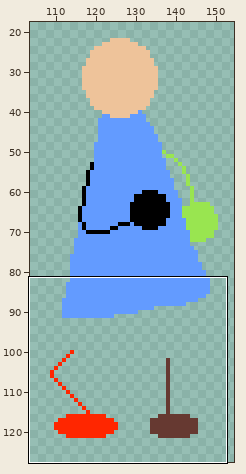
Edited in one commit: pixel-art file (asset/Player.ase). The first picture is a wide view before the edit; the outline marks the close-up.
Close-up. First the earlier version:
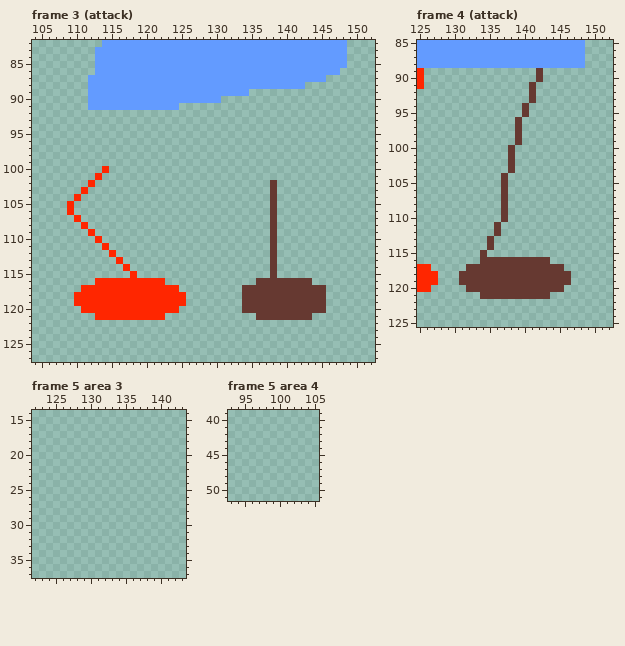
256x128 pixels, 5 frames. Shown: frame 3 (attack): x 104..152, y 82..127; frame 4 (attack): x 125..152, y 85..125; frame 5 area 3: x 122..143, y 14..37; frame 5 area 4: x 93..105, y 39..51. The wide view leaves out empty margins. The commit also changed other frames or places, which this record leaves out.
Now the later version:
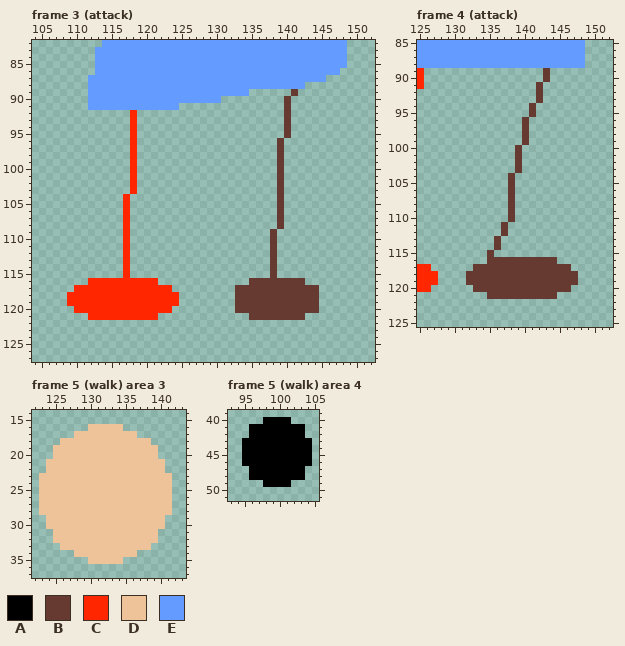
Palette (. is transparent): A #000000  B #663931  C #ff2600  D #eec39a  E #639bff
The exact change:
--- frame 3 (attack), layer "Layer 1"
@@ x 104..152 @@
  88 ........EEEEEEEEEEEEEEEEEEEEEEEEEEEEEEE..........
- 89 ........EEEEEEEEEEEEEEEEEEEEEEE..................
- 90 ........EEEEEEEEEEEEEEEEEEE......................
- 91 ........EEEEEEEEEEEEE............................
- 92 .................................................
- 93 .................................................
- 94 .................................................
- 95 .................................................
- 96 .................................................
- 97 .................................................
- 98 .................................................
- 99 .................................................
-100 ..........C......................................
-101 .........C.......................................
-102 ........C.........................B..............
-103 .......C..........................B..............
-104 ......C...........................B..............
-105 .....C............................B..............
-106 .....C............................B..............
-107 ......C...........................B..............
-108 .......C..........................B..............
-109 ........C.........................B..............
-110 .........C........................B..............
-111 ..........C.......................B..............
-112 ...........C......................B..............
-113 ............C.....................B..............
+ 89 ........EEEEEEEEEEEEEEEEEEEEEEE......B...........
+ 90 ........EEEEEEEEEEEEEEEEEEE.........B............
+ 91 ........EEEEEEEEEEEEE...............B............
+ 92 ..............C.....................B............
+ 93 ..............C.....................B............
+ 94 ..............C.....................B............
+ 95 ..............C.....................B............
+ 96 ..............C....................B.............
+ 97 ..............C....................B.............
+ 98 ..............C....................B.............
+ 99 ..............C....................B.............
+100 ..............C....................B.............
+101 ..............C....................B.............
+102 ..............C....................B.............
+103 ..............C....................B.............
+104 .............C.....................B.............
+105 .............C.....................B.............
+106 .............C.....................B.............
+107 .............C.....................B.............
+108 .............C.....................B.............
+109 .............C....................B..............
+110 .............C....................B..............
+111 .............C....................B..............
+112 .............C....................B..............
+113 .............C....................B..............
 114 .............C....................B..............
-115 ..............C...................B..............
-116 .........CCCCCCCCCC.............BBBBBBBB.........
-117 .......CCCCCCCCCCCCCC.........BBBBBBBBBBBB.......
-118 ......CCCCCCCCCCCCCCCC........BBBBBBBBBBBB.......
-119 ......CCCCCCCCCCCCCCCC........BBBBBBBBBBBB.......
-120 .......CCCCCCCCCCCCCC.........BBBBBBBBBBBB.......
-121 .........CCCCCCCCCC.............BBBBBBBB.........
+115 .............C....................B..............
+116 ........CCCCCCCCCC.............BBBBBBBB..........
+117 ......CCCCCCCCCCCCCC.........BBBBBBBBBBBB........
+118 .....CCCCCCCCCCCCCCCC........BBBBBBBBBBBB........
+119 .....CCCCCCCCCCCCCCCC........BBBBBBBBBBBB........
+120 ......CCCCCCCCCCCCCC.........BBBBBBBBBBBB........
+121 ........CCCCCCCCCC.............BBBBBBBB..........
 122 .................................................
--- frame 4 (attack), layer "Layer 1"
@@ x 125..152 @@
  88 EEEEEEEEEEEEEEEEEEEEEEEE....
- 89 C................B..........
- 90 C................B..........
- 91 C...............B...........
- 92 ................B...........
- 93 ................B...........
- 94 ...............B............
- 95 ...............B............
- 96 ..............B.............
- 97 ..............B.............
- 98 ..............B.............
- 99 ..............B.............
-100 .............B..............
-101 .............B..............
-102 .............B..............
-103 .............B..............
-104 ............B...............
-105 ............B...............
-106 ............B...............
-107 ............B...............
-108 ............B...............
-109 ............B...............
-110 ............B...............
-111 ...........B................
-112 ...........B................
-113 ..........B.................
-114 ..........B.................
-115 .........B..................
-116 .........BBBBBBBBBB.........
-117 CC.....BBBBBBBBBBBBBB.......
-118 CCC...BBBBBBBBBBBBBBBB......
-119 CCC...BBBBBBBBBBBBBBBB......
-120 CC.....BBBBBBBBBBBBBB.......
-121 .........BBBBBBBBBB.........
+ 89 C.................B.........
+ 90 C.................B.........
+ 91 C................B..........
+ 92 .................B..........
+ 93 .................B..........
+ 94 ................B...........
+ 95 ................B...........
+ 96 ...............B............
+ 97 ...............B............
+ 98 ...............B............
+ 99 ...............B............
+100 ..............B.............
+101 ..............B.............
+102 ..............B.............
+103 ..............B.............
+104 .............B..............
+105 .............B..............
+106 .............B..............
+107 .............B..............
+108 .............B..............
+109 .............B..............
+110 .............B..............
+111 ............B...............
+112 ............B...............
+113 ...........B................
+114 ...........B................
+115 ..........B.................
+116 ..........BBBBBBBBBB........
+117 CC......BBBBBBBBBBBBBB......
+118 CCC....BBBBBBBBBBBBBBBB.....
+119 CCC....BBBBBBBBBBBBBBBB.....
+120 CC......BBBBBBBBBBBBBB......
+121 ..........BBBBBBBBBB........
 122 ............................
--- frame 5 (walk) area 3, layer "Layer 1"
@@ x 122..143 @@
 15 ......................
-16 ......................
-17 ......................
-18 ......................
-19 ......................
-20 ......................
-21 ......................
-22 ......................
-23 ......................
-24 ......................
-25 ......................
-26 ......................
-27 ......................
-28 ......................
-29 ......................
-30 ......................
-31 ......................
-32 ......................
-33 ......................
-34 ......................
-35 ......................
+16 ........DDDDD.........
+17 ......DDDDDDDDD.......
+18 ....DDDDDDDDDDDDD.....
+19 ...DDDDDDDDDDDDDDD....
+20 ...DDDDDDDDDDDDDDD....
+21 ..DDDDDDDDDDDDDDDDD...
+22 ..DDDDDDDDDDDDDDDDD...
+23 .DDDDDDDDDDDDDDDDDDD..
+24 .DDDDDDDDDDDDDDDDDDD..
+25 .DDDDDDDDDDDDDDDDDDD..
+26 .DDDDDDDDDDDDDDDDDDD..
+27 .DDDDDDDDDDDDDDDDDDD..
+28 .DDDDDDDDDDDDDDDDDDD..
+29 ..DDDDDDDDDDDDDDDDD...
+30 ..DDDDDDDDDDDDDDDDD...
+31 ...DDDDDDDDDDDDDDD....
+32 ...DDDDDDDDDDDDDDD....
+33 ....DDDDDDDDDDDDD.....
+34 ......DDDDDDDDD.......
+35 ........DDDDD.........
 36 ......................
--- frame 5 (walk) area 4, layer "Layer 1"
@@ x 93..105 @@
 39 .............
-40 .............
-41 .............
-42 .............
-43 .............
-44 .............
-45 .............
-46 .............
-47 .............
-48 .............
-49 .............
+40 .....AAAA....
+41 ...AAAAAAAA..
+42 ...AAAAAAAA..
+43 ..AAAAAAAAAA.
+44 ..AAAAAAAAAA.
+45 ..AAAAAAAAAA.
+46 ..AAAAAAAAAA.
+47 ...AAAAAAAA..
+48 ...AAAAAAAA..
+49 .....AAAA....
 50 .............
